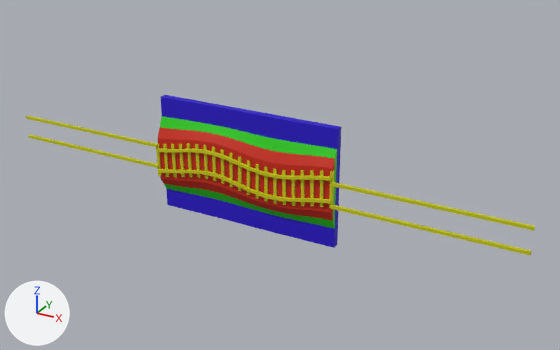
A saved change to the OBJ model data/railsim/test/modeshape/shape44.obj.
The view is the same before and after, from a camera (50 mm lens) standing at (42.9, -38.9, 20.0) and looking at (20.6, 1.6, -0.2). Lighting does not change. The marker at lower left points along +X, +Y and +Z. Where no turn or scale is listed for an object, it has been applied to the vertices. Vertices at the same position are counted once.

Script lines for the objects in view, before the commit:
```python
mat_blue = principled_material('blue')
mat_blue.base_color = (0.0166, 0.0, 0.592)  # blue #2300ca
mat_blue.roughness = 0.683
mat_green = principled_material('green')
mat_green.base_color = (0.0166, 0.592, 0.0)  # green #23ca00
mat_green.roughness = 0.683
me_shape44 = bpy.data.meshes.new('shape44')
me_shape44.from_pydata(...)  # 6122 vertices, 6417 faces; spans x 0.0..37.0, y -0.1..1.2, z -4.0..4.0
# faces by material slot: [1917, 1624, 620, 2256]
me_shape44.materials.append(mat_yellow)  # yellow #caca00
me_shape44.materials.append(mat_red)  # red #ca2300
me_shape44.materials.append(mat_green)  # green #23ca00
me_shape44.materials.append(mat_blue)  # blue #2300ca
ob_shape44 = bpy.data.objects.new('shape44', me_shape44)
ob_shape44.location = (0.0, 0.0, 0.0)
```
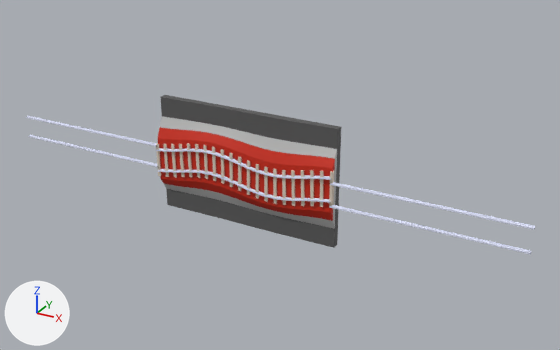
Boxes [x1, y1, x2, y2] around the edits, measured in the pictures (560 x 350 px):
'shape44', recoloured, reshaped
    before: [26, 95, 535, 255]
    after: [26, 95, 535, 254]
part 1 of me_shape44, built on
    before: [26, 115, 535, 255]
    after: [26, 116, 535, 254]
part 2 of me_shape44, recoloured (yellow to grey)
    both: [156, 143, 335, 207]

Diff of the bpy script that builds the scene:
```diff
--- a/data/railsim/test/modeshape/shape44.obj.py
+++ b/data/railsim/test/modeshape/shape44.obj.py
@@ mat_green @@
 mat_green = principled_material('green')
-mat_green.base_color = (0.0166, 0.592, 0.0)  # green #23ca00
+mat_green.base_color = (0.5, 0.5, 0.5)  # grey #bcbcbc
 mat_green.roughness = 0.683
@@ mat_blue @@
 mat_blue = principled_material('blue')
-mat_blue.base_color = (0.0166, 0.0, 0.592)  # blue #2300ca
+mat_blue.base_color = (0.1, 0.1, 0.1)  # dark grey #595959
 mat_blue.roughness = 0.683
@@ mat_sleepers @@
+mat_sleepers = principled_material('sleepers')
+mat_sleepers.base_color = (0.7, 0.6, 0.5)  # light grey #dacbbc
+mat_sleepers.roughness = 1.0
@@ mat_rails @@
+mat_rails = principled_material('rails')
+mat_rails.base_color = (0.7, 0.73, 0.9)  # white #dadef3
+mat_rails.roughness = 1.0
@@ me_shape44 @@
 # used by ob_shape44; location = (0.0, 0.0, 0.0)
-me_shape44.from_pydata(...)  # 6122 vertices, 6417 faces; spans x 0.0..37.0, y -0.1..1.2, z -4.0..4.0
+me_shape44.from_pydata(...)  # 6662 vertices, 6831 faces; spans x 0.0..37.0, y -0.1..1.2, z -4.0..4.0
+# me_shape44 part 1: 83 vertices moved within x 0.0..37.0, y -0.1..0.1, z -1.1..1.1; 90 vertices removed from x 0.0..37.0, y -0.1, z -1.2..1.2; 630 vertices added at x 0.0..37.0, y -0.1..0.1, z -1.1..1.1
+# me_shape44 part 2: 1471 faces spanning x 11.9..25.1, y 0.0..0.2, z -1.5..1.5 switch from mat_yellow (yellow #caca00) to mat_sleepers (light grey #dacbbc)
 me_shape44.materials.append(mat_red)
@@ me_shape44 @@
 me_shape44.materials.append(mat_blue)
+me_shape44.materials.append(mat_rails)  # white #dadef3
```
